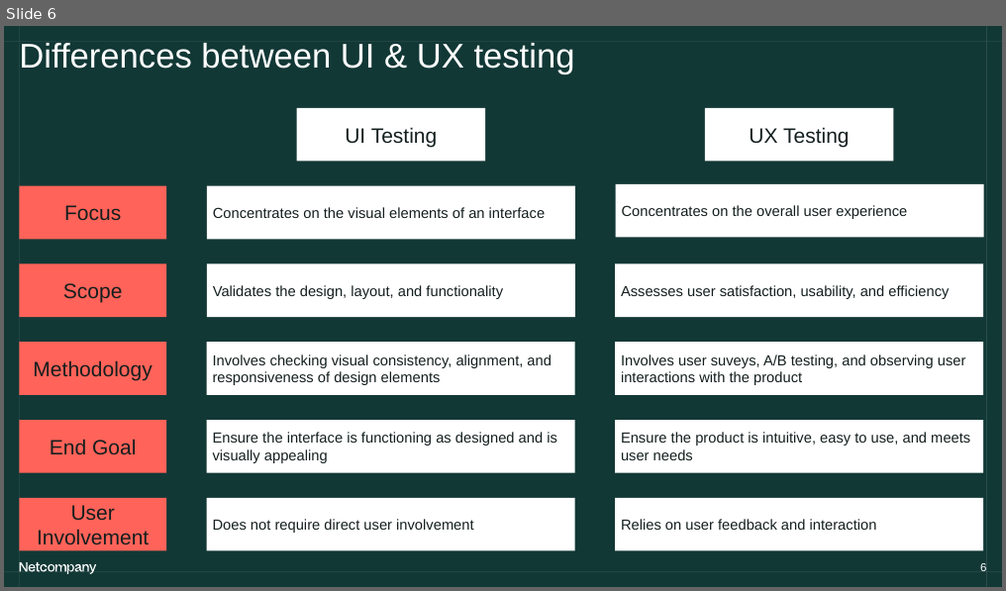
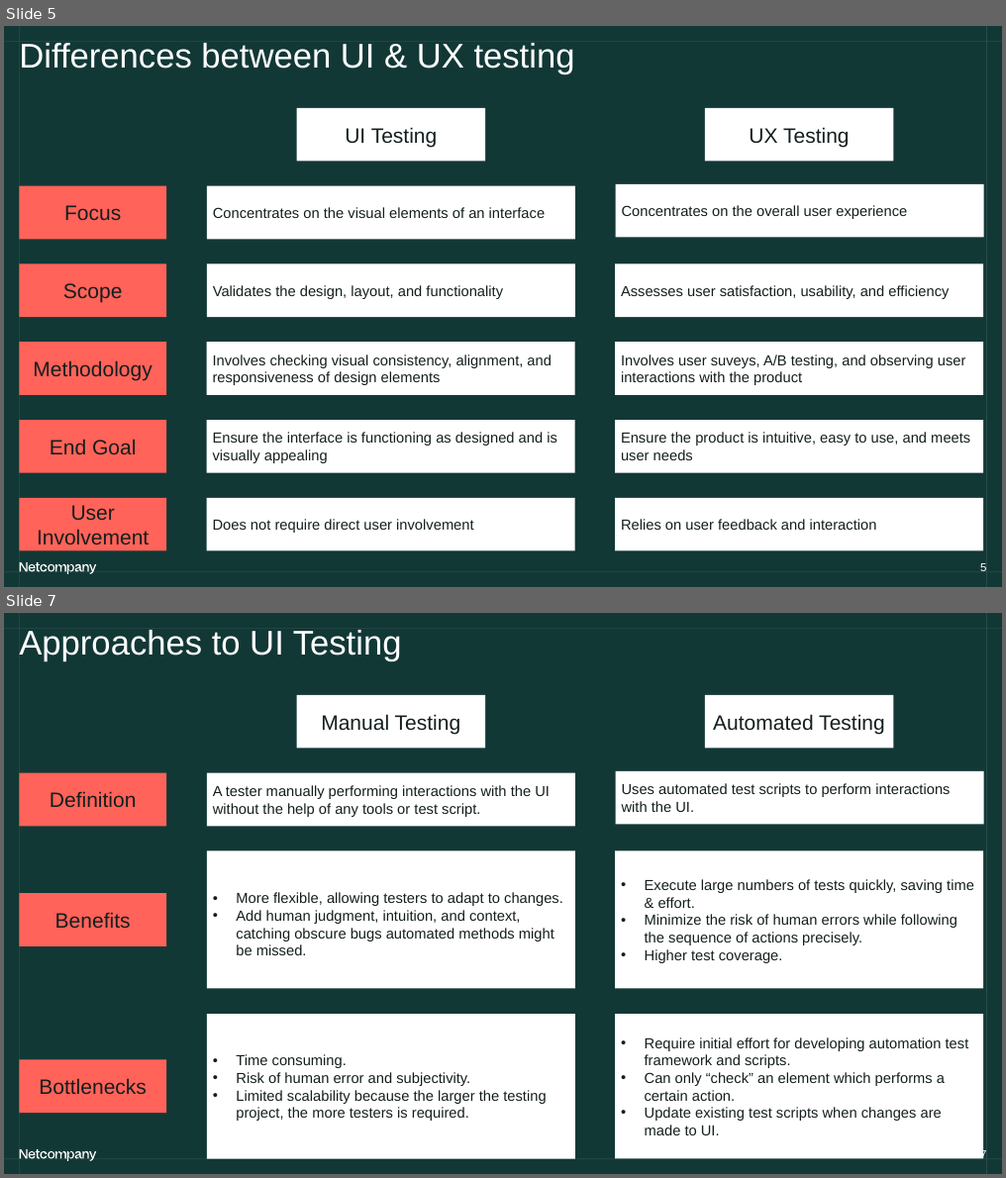
Before and after one commit to NLTTam/coe-ui-test-auto, a slide deck: test_cases/COE_UITest_Playwright.pptx. Shown one above the other, each under a label of ours: slide 6 before the commit, slides 5 and 7 after it; the slides between them are not shown. The pictures are 1006x591 and 1006x1178 pixels, drawn with LibreOffice and Linux fonts; fonts in the diff are those of the drawing. Boxes give left, top, right and bottom in pixels: in the first picture for what was removed or moved away, otherwise in the second. Text is boxed around its words. In the diff, an @@ line names an element or a change of style, - is before the commit and + after.

```diff
--- a/test_cases/COE_UITest_Playwright.pptx
+++ b/test_cases/COE_UITest_Playwright.pptx
@@ slide 7 added at [4, 613, 1002, 1174], background #141E1E; not listed: 4 template elements that a slide beside it also shows @@
@@ title added at [19, 630, 402, 663], 33 pt, text #FFFFFF @@
+Approaches to UI Testing
@@ rectangle added at [297, 695, 485, 749], fill #FFFFFF, 20 pt, text #141E1E @@
+Manual Testing
@@ rectangle added at [705, 695, 893, 749], fill #FFFFFF, 20 pt, text #141E1E @@
+Automated Testing
@@ rectangle added at [19, 773, 166, 827], fill #FF6359, 20 pt, text #141E1E @@
+Definition
@@ rectangle added at [207, 773, 575, 827], fill #FFFFFF, 14 pt, text #141E1E @@
+A tester manually performing interactions with the UI without the help of any tools or test script.
@@ rectangle added at [616, 771, 984, 825], fill #FFFFFF, 14 pt, text #141E1E @@
+Uses automated test scripts to perform interactions with the UI.
@@ rectangle added at [207, 851, 575, 989], fill #FFFFFF, 14 pt, text #141E1E @@
+• More flexible, allowing testers to adapt to changes.
+• Add human judgment, intuition, and context, catching obscure bugs automated methods might be missed.
@@ rectangle added at [615, 851, 983, 989], fill #FFFFFF, 14 pt, text #141E1E @@
+• Execute large numbers of tests quickly, saving time & effort.
+• Minimize the risk of human errors while following the sequence of actions precisely.
+• Higher test coverage.
@@ rectangle added at [19, 894, 166, 947], fill #FF6359, 20 pt, text #141E1E @@
+Benefits
@@ rectangle added at [207, 1014, 575, 1159], fill #FFFFFF, 14 pt, text #141E1E @@
+• Time consuming.
+• Risk of human error and subjectivity.
+• Limited scalability because the larger the testing project, the more testers is required.
@@ rectangle added at [615, 1014, 983, 1159], fill #FFFFFF, 14 pt, text #141E1E @@
+• Require initial effort for developing automation test framework and scripts.
+• Can only “check” an element which performs a certain action.
+• Update existing test scripts when changes are made to UI.
@@ rectangle added at [19, 1059, 166, 1113], fill #FF6359, 20 pt, text #141E1E @@
+Bottlenecks
@@ page number added at [980, 1150, 986, 1161], 11 pt, text #FFFFFF @@
+7
@@ what was slide 6 is now slide 5 @@
```
Also in this commit, not shown: 4 slides changed, 1 other slide added, 2 slides removed.
